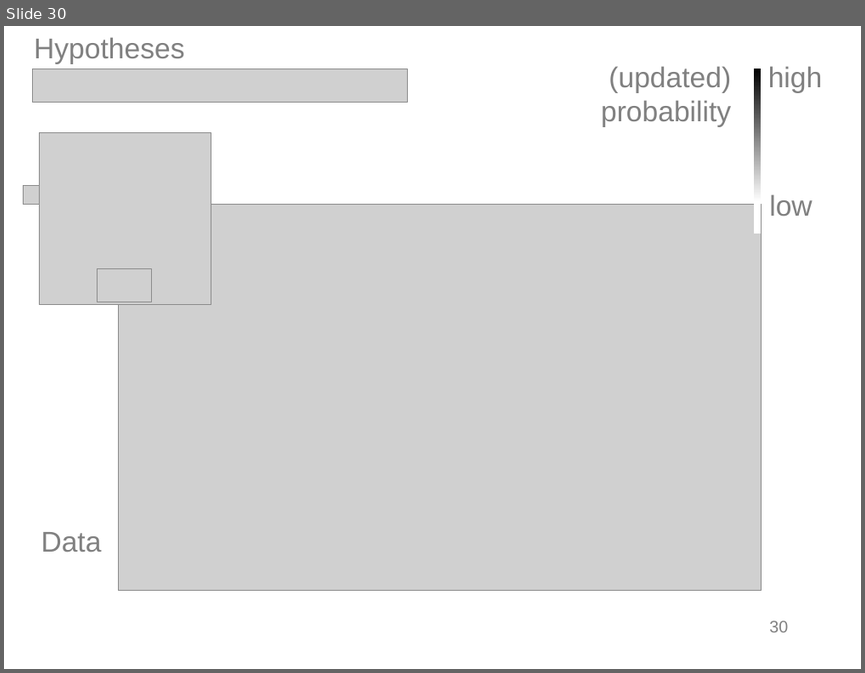
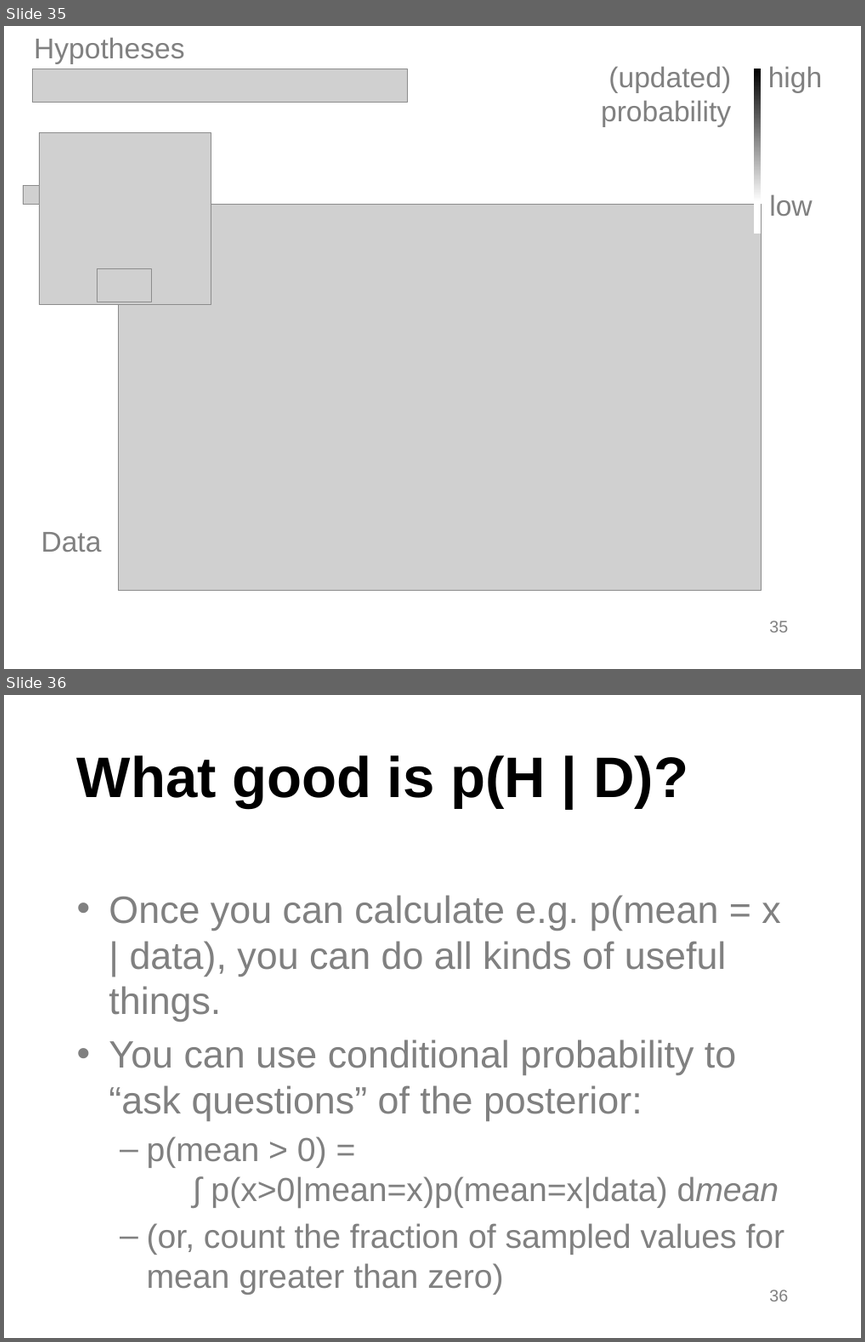
Before and after one commit to kleinschmidt/rutgers-deeper-data-analysis, a slide deck: bayes/deeper-data-bayes.pptx. Shown one above the other, each under a label of ours: slide 30 before the commit, slides 35 and 36 after it. The pictures are 865x673 and 865x1342 pixels, drawn with LibreOffice and Linux fonts; fonts in the diff are those of the drawing; grey boxes stand for pictures; background and template pictures are left out. Boxes give left, top, right and bottom in pixels: in the first picture for what was removed or moved away, otherwise in the second. Text is boxed around its words. In the diff, an @@ line names an element or a change of style, - is before the commit and + after.

```diff
--- a/bayes/deeper-data-bayes.pptx
+++ b/bayes/deeper-data-bayes.pptx
@@ slide 36 added at bbox=[4, 695, 861, 1338], background #FFFFFF @@
@@ title added at bbox=[77, 755, 688, 808], 48 pt, text #000000, bold @@
+What good is p(H | D)?
@@ text added at bbox=[109, 895, 785, 1254], 32 pt, text #808080 @@
+• Once you can calculate e.g. p(mean = x | data), you can do all kinds of useful things.
+• You can use conditional probability to “ask questions” of the posterior:
+  – p(mean > 0) =
+    ∫ p(x>0|mean=x)p(mean=x|data) dmean
+  – (or, count the fraction of sampled values for mean greater than zero)
@@ page number added at bbox=[769, 1289, 788, 1301], 14 pt, text #808080 @@
+36
@@ what was slide 30 is now slide 35 @@
@@ page number at bbox=[769, 620, 788, 632]: text changed @@
-30
+35
```
Also in this commit, not shown: 1 slide changed, 8 other slides added, 2 slides removed, 3 other files.
